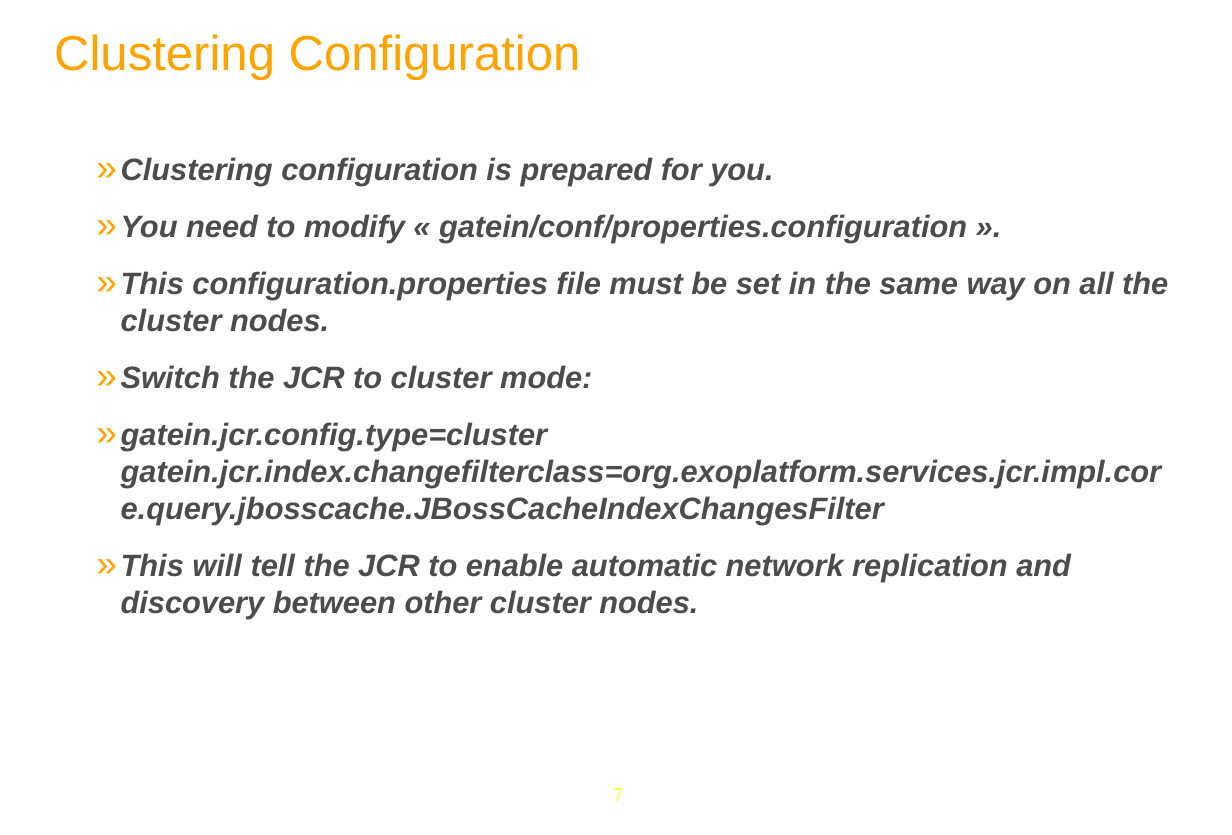
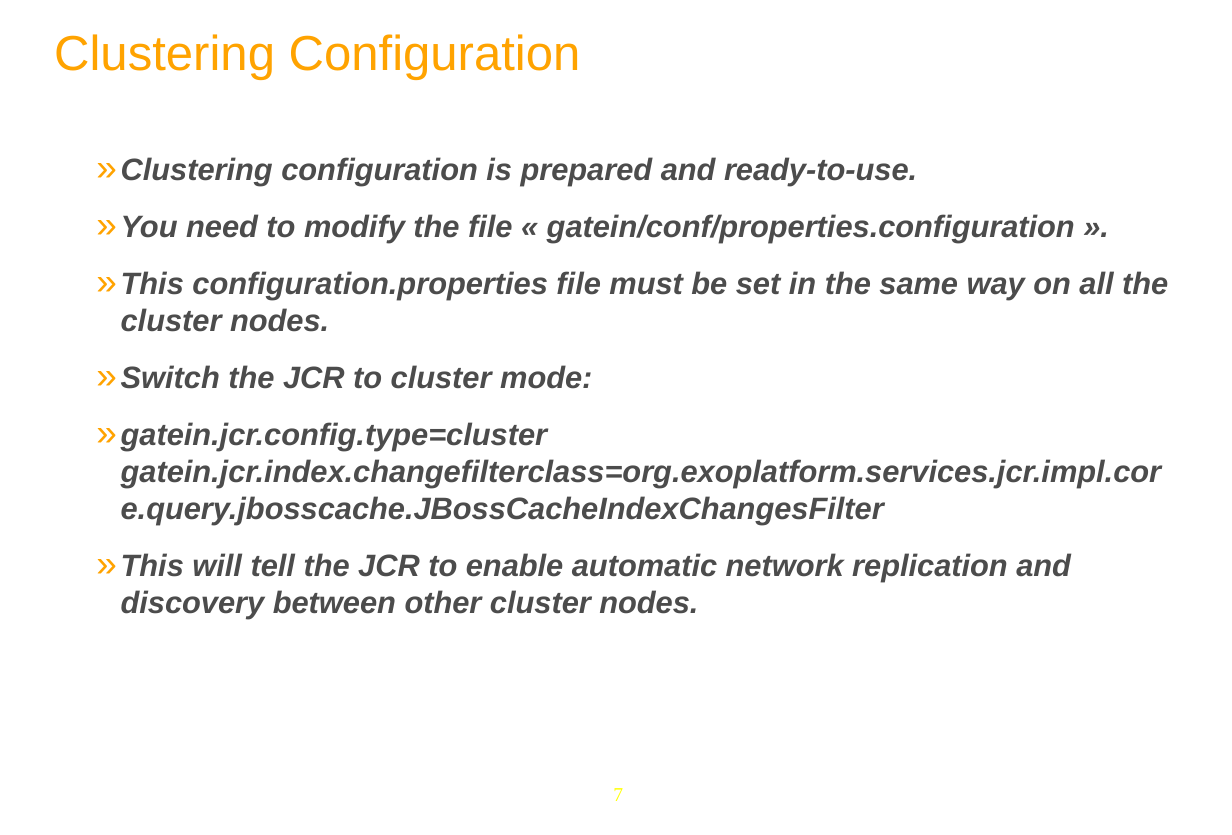
Before and after one commit to anhvurz90/training, a slide deck: slide 7 of exo-sysAdmin/950-Clustering-XSys-en.pptx. Drawn at 1232x835 pixels with LibreOffice and Linux fonts; fonts in the diff are those of the drawing; background and template pictures are left out. Boxes give left, top, right and bottom in pixels: in the first picture for what was removed or moved away, otherwise in the second. Text is boxed around its words. In the diff, an @@ line names an element or a change of style, - is before the commit and + after.

```diff
--- a/exo-sysAdmin/950-Clustering-XSys-en.pptx
+++ b/exo-sysAdmin/950-Clustering-XSys-en.pptx
@@ text at bbox=[121, 157, 1075, 242]: text changed @@
-  » Clustering configuration is prepared for you.
-  » You need to modify « gatein/conf/properties.configuration ».
+  » Clustering configuration is prepared and ready-to-use.
+  » You need to modify the file « gatein/conf/properties.configuration ».
```
Also in this commit, not shown: 7 other slides changed, 6 other files.
